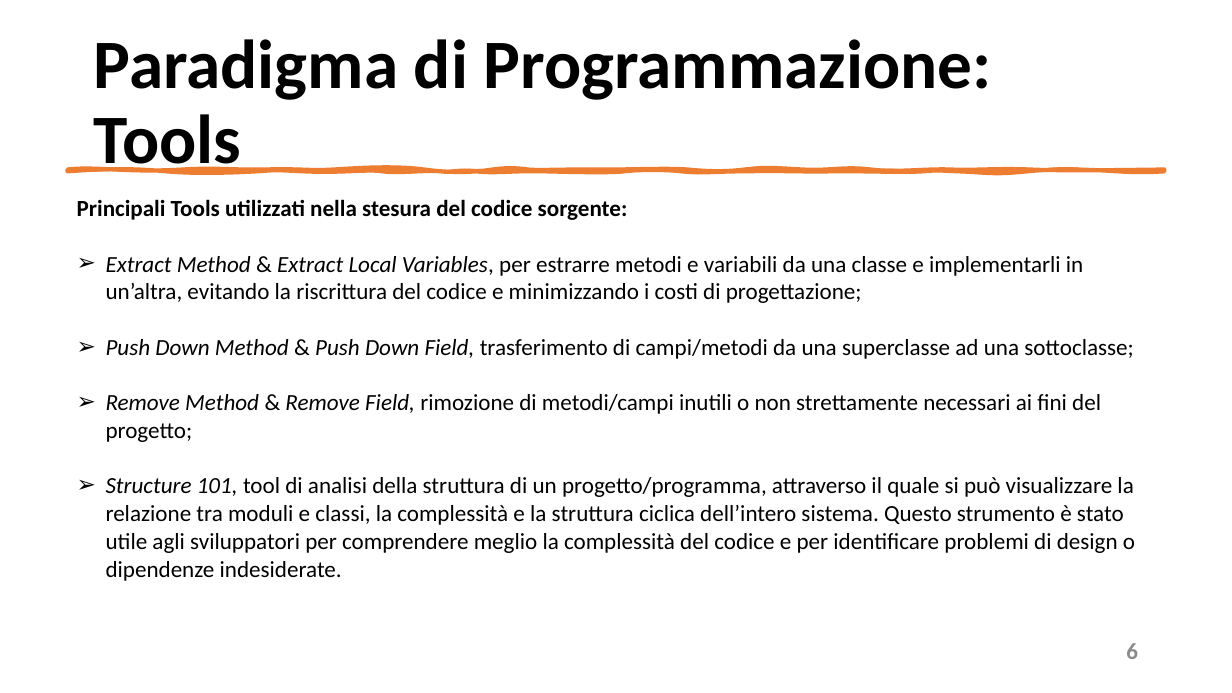
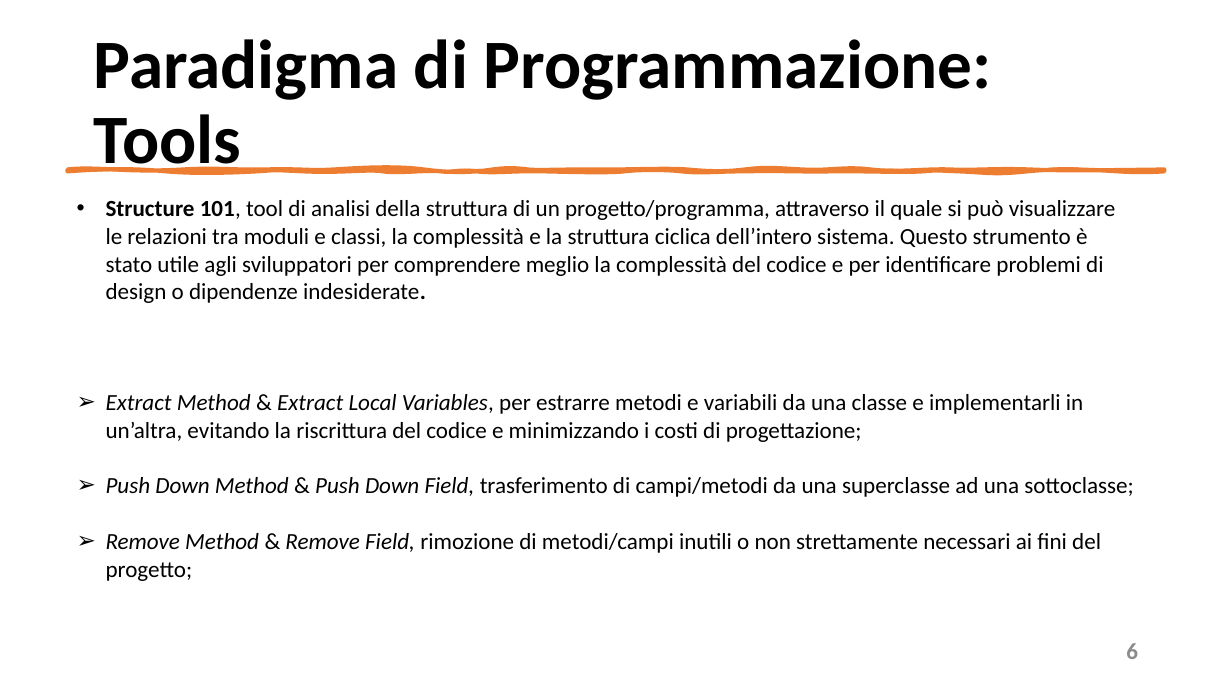
Before and after one commit to mangilimatteo/Progetto_Ingegneria_Software_Cattaneo_Mangili_Saini, a slide deck: slide 6 of Presentazione/Presentazione_Progetto.pptx. Drawn at 1232x693 pixels with LibreOffice and Linux fonts; fonts in the diff are those of the drawing. Boxes give left, top, right and bottom in pixels: in the first picture for what was removed or moved away, otherwise in the second. Text is boxed around its words. In the diff, an @@ line names an element or a change of style, - is before the commit and + after.

Commit message:
Update Presentazione Progetto

```diff
--- a/Presentazione/Presentazione_Progetto.pptx
+++ b/Presentazione/Presentazione_Progetto.pptx
@@ text at (x1=106, y1=200, x2=1116, y2=303): text changed; bold off @@
-Principali Tools utilizzati nella stesura del codice sorgente:
+• Structure 101, tool di analisi della struttura di un progetto/programma, attraverso il quale si può visualizzare le relazioni tra moduli e classi, la complessità e la struttura ciclica dell’intero sistema. Questo strumento è stato utile agli sviluppatori per comprendere meglio la complessità del codice e per identificare problemi di design o dipendenze indesiderate.
@@ text at (x1=106, y1=477, x2=1135, y2=581): paragraph removed @@
-➢ Structure 101, tool di analisi della struttura di un progetto/programma, attraverso il quale si può visualizzare la relazione tra moduli e classi, la complessità e la struttura ciclica dell’intero sistema. Questo strumento è stato utile agli sviluppatori per comprendere meglio la complessità del codice e per identificare problemi di design o dipendenze indesiderate.
```
Also in this commit, not shown: 6 other slides changed.
